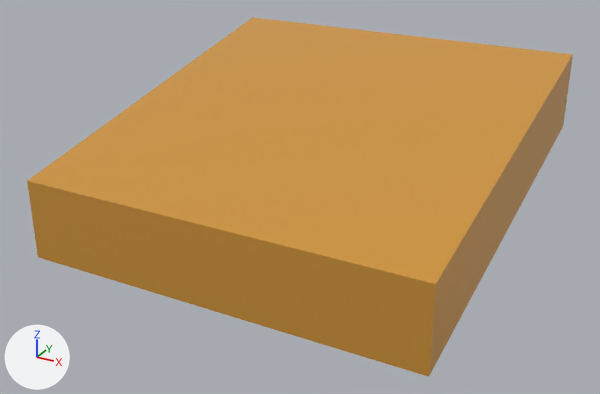
An edit to the glTF model public/models/tile-sidewalk-hill.glb, drawn before and after from the same camera.
Both versions are drawn from a camera (50 mm lens) standing at (27.5, -52.8, 22.2) and looking at (-0.5, -1.9, -3.2). The axes (+X, +Y, +Z) are drawn at lower left. The lights are the same throughout. Where no turn or scale is listed for an object, it has been applied to the vertices.

Objects in the first picture: 'tile-sidewalk-hill'.
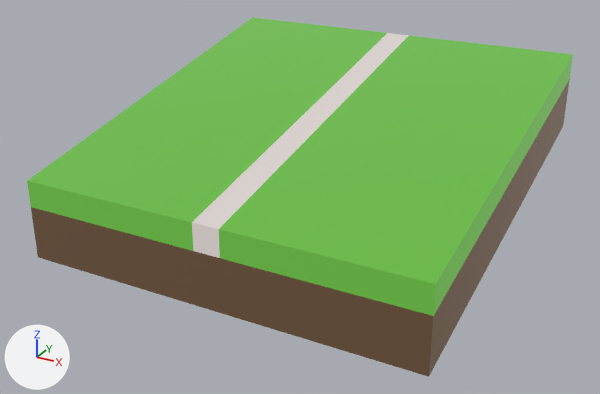
The change, as JSON lines over the scene's bpy script:
```json
{"op": "add", "block": "img_base", "code": ["img_base = load_image('base', '_unpacked/base', 1024, 1024, 'sRGB')"]}
{"op": "add", "block": "mat_lowpoly_colors_001", "code": ["mat_lowpoly_colors_001 = bpy.data.materials.new('LOWPOLY-COLORS.001')", "# uses the picture img_base"]}
{"block": "me_tile_sidewalk_hill", "where": "me_tile_sidewalk_hill.from_pydata(...)  # 20 vertices, 34 faces; spans x -15.0..15.0, y -15.0..15.0, z -6.0..6.0"}
{"op": "remove", "block": "me_tile_sidewalk_hill", "code": "me_tile_sidewalk_hill.materials.append(mat_lowpoly_colors)  # orange #e7a747"}
{"op": "add", "block": "me_tile_sidewalk_hill", "code": "me_tile_sidewalk_hill.materials.append(mat_lowpoly_colors_001)"}
```

Boxes [x1, y1, x2, y2] around the edits, measured in the pictures (600 x 394 px):
```json
{"object": "tile-sidewalk-hill", "change": "recoloured", "before": [27, 17, 573, 377], "after": [27, 17, 573, 377], "on screen": "orange to green"}
```
